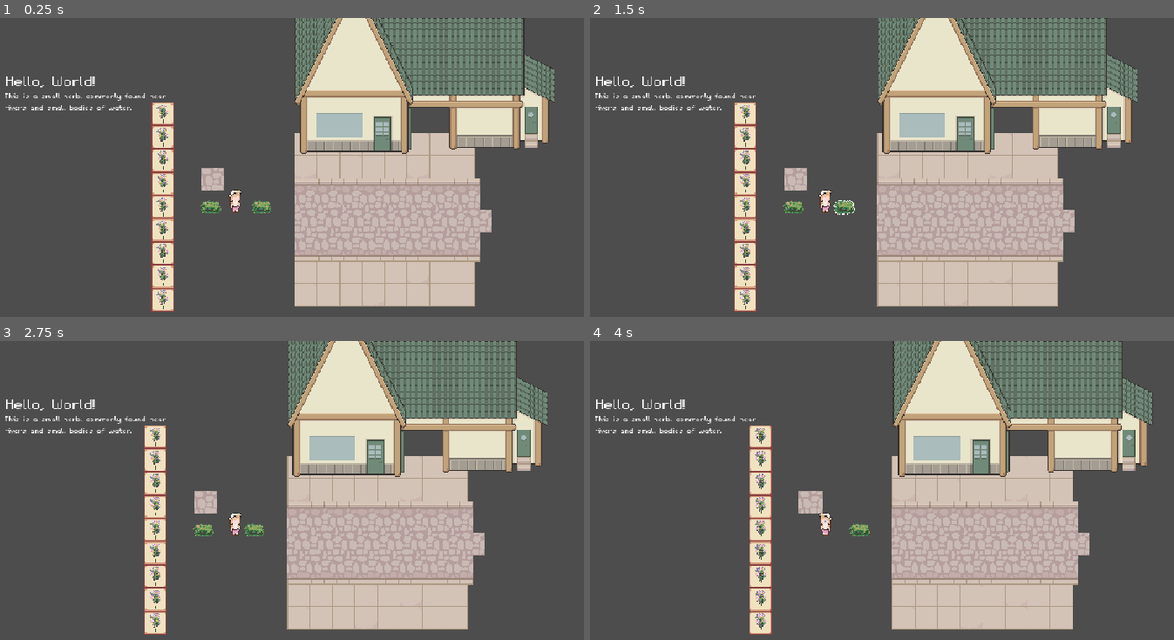
Above: before the commit, frames 1-4 (two rows, left to right).
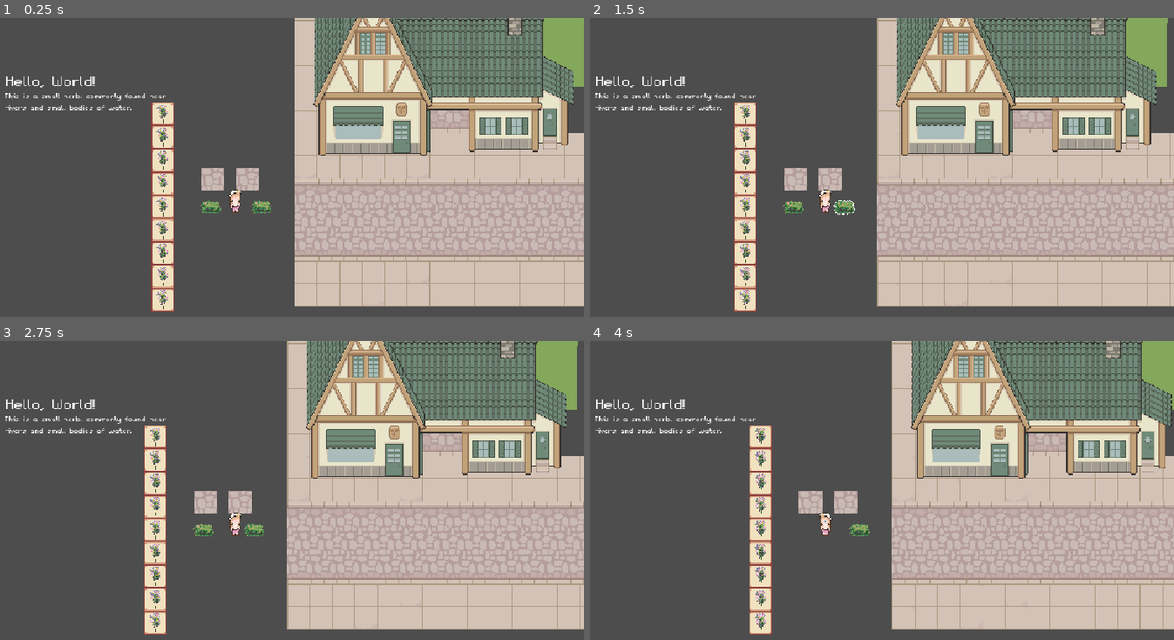
Above: after the commit, the same moments.

Repository: Jelmerrr/Flask-and-Fortune
Game: Godot game, scene res://Scenes/UtilScenes/visual_handler.tscn
The game is run twice, just before and just after one commit, with the same random seed, the same clock (stepped at 60 frames per second) and the same inputs.
Inputs (mouse positions are in pixels of both pictures, inside the frame that each line leads up to):
- Up to frame 1 (0.25 s): no input
- Up to frame 2 (1.5 s): tap Enter at 0.5 s; move the mouse to (800, 206) at 0.52 s; hold D (move_right) 0.53-1.28 s; click (800, 206) at 0.67 s; tap Space at 1.25 s; move the mouse to (846, 206) at 1.27 s; hold S (move_down) from 1.28 s (still down); click (846, 206) at 1.42 s
- Up to frame 3 (2.75 s): tap Enter at 2 s; move the mouse to (303, 451) at 2.02 s; release S (move_down) at 2.03 s; hold D (move_right) from 2.03 s (still down)
- Up to frame 4 (4 s): tap Space at 2.75 s; move the mouse to (788, 616) at 2.77 s; release D (move_right) at 2.78 s; hold W (move_up) 2.78-3.53 s; click (788, 616) at 2.92 s; tap Enter at 3.5 s; move the mouse to (1033, 595) at 3.52 s; hold A (move_left) from 3.53 s (still down)

The runs differ from the first frame. In frame 1, 27% of the frame differs, in the area x 40-100%, y 0-97%; in frame 2, 27%, in the area x 39-100%, y 0-97%; in frame 3, 27%; in frame 4, 26%.

Commit message:
Some more art passes

Diff:
--- a/Scenes/Placeholder/test_environment.tscn
+++ b/Scenes/Placeholder/test_environment.tscn
@@ -97,6 +97,12 @@
 [node name="Sunberry" parent="." instance=ExtResource("4_nfcxt")]
 position = Vector2(-34, -3)
 
+[node name="Sunberry3" parent="." instance=ExtResource("4_nfcxt")]
+position = Vector2(434, -285)
+
+[node name="Sunberry4" parent="." instance=ExtResource("4_nfcxt")]
+position = Vector2(289, -292)
+
 [node name="Sunberry2" parent="." instance=ExtResource("4_nfcxt")]
 position = Vector2(36, -3)
 
@@ -107,6 +113,6 @@
 texture = ExtResource("5_7i3ty")
 
 [node name="HouseTestPlaceholder" type="Sprite2D" parent="."]
-position = Vector2(226, -101)
+position = Vector2(252, -98)
 texture = ExtResource("6_42avm")
 offset = Vector2(23, -161)
--- a/Scripts/Audio/AudioMasterController.gd
+++ b/Scripts/Audio/AudioMasterController.gd
@@ -30,7 +30,7 @@
 	AudioServer.set_bus_volume_db(AudioServer.get_bus_index("Music Master"), UtilsGlobalVariables.MusicBusLevel)
 
 	if !music_player.playing:
-		music_player.stream = preload("uid://d0s002ifc8vx5")
+		music_player.stream = preload("uid://cb66p1ejyerpc")
 		FadeIn(music_player)
 		music_player.play()
 
Binary file changed: Assets/Placeholder/ExampleStreet.png
Binary file changed: Assets/Placeholder/HouseTestPlaceholder.png
